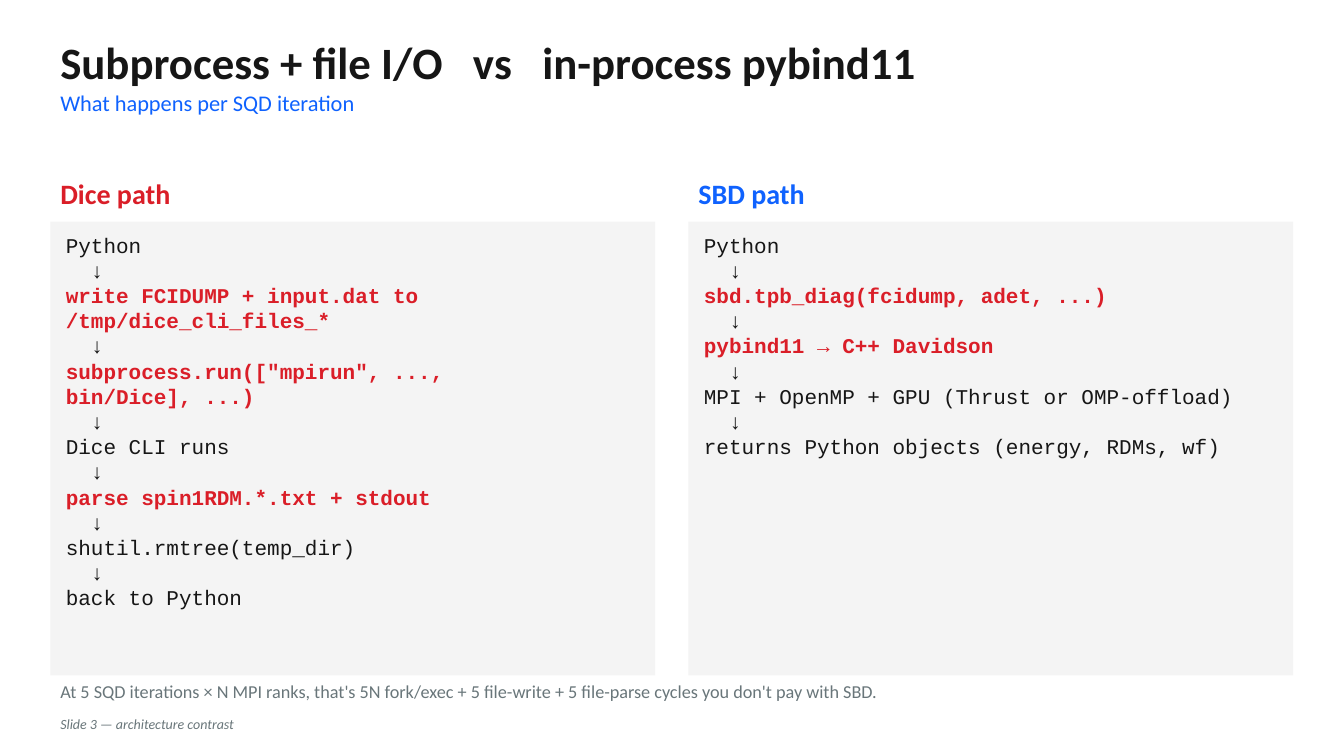
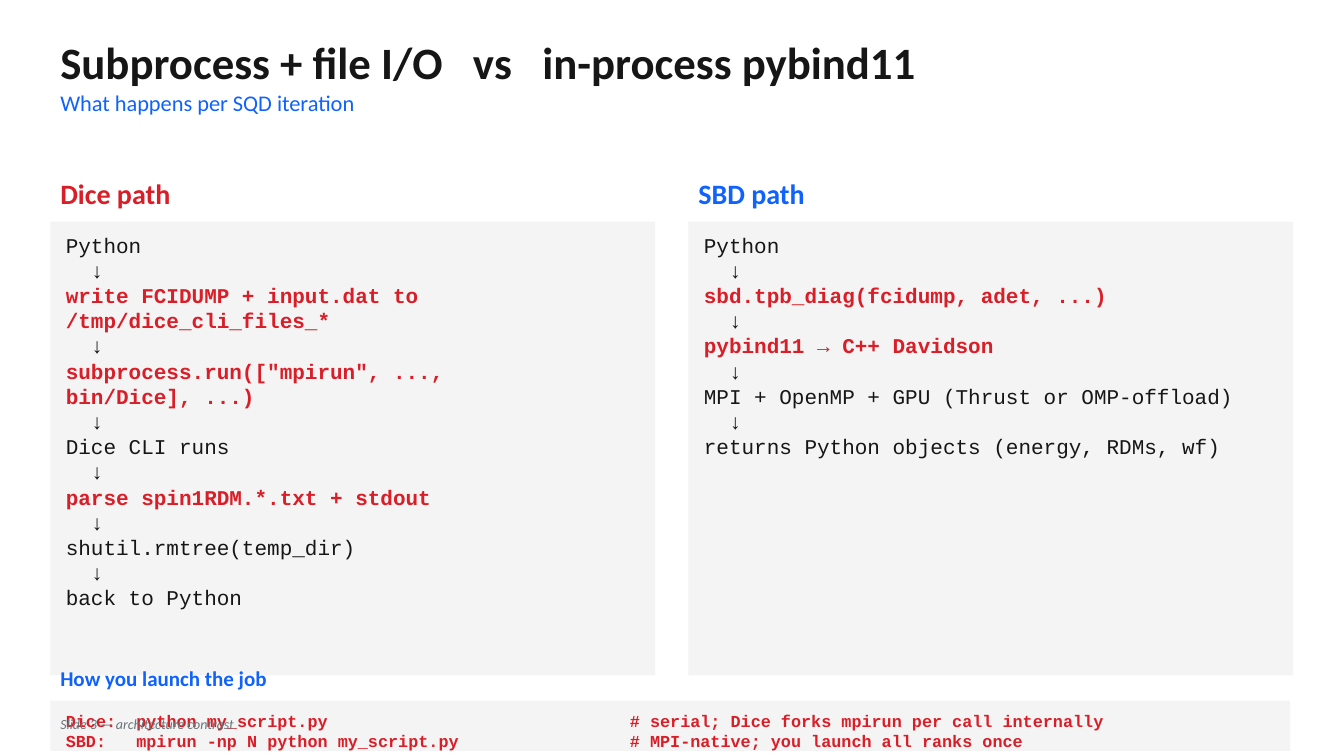
Before and after one commit to hfwen0502/sbd, a slide deck: slide 3 of .github/SBD_PYTHON_DECK.pptx. Drawn at 1344x756 pixels with LibreOffice and Linux fonts; fonts in the diff are those of the drawing. Boxes give left, top, right and bottom in pixels: in the first picture for what was removed or moved away, otherwise in the second. Text is boxed around its words. In the diff, an @@ line names an element or a change of style, - is before the commit and + after.

```diff
--- a/.github/SBD_PYTHON_DECK.pptx
+++ b/.github/SBD_PYTHON_DECK.pptx
@@ text at (60,671,267,690): text changed; size 13 to 15 pt; text colour #69767A to #0F62FE; bold on @@
-At 5 SQD iterations × N MPI ranks, that's 5N fork/exec + 5 file-write + 5 file-parse cycles you don't pay with SBD.
+How you launch the job
@@ rectangle added at (50,701,1291,751), fill #F4F4F4 @@
@@ text added at (66,715,1104,751), 12 pt, text #DA1E28, bold @@
+Dice: python my_script.py # serial; Dice forks mpirun per call internally
+SBD: mpirun -np N python my_script.py # MPI-native; you launch all ranks once
```
Also in this commit, not shown: 1 other slide changed, 2 other files.
